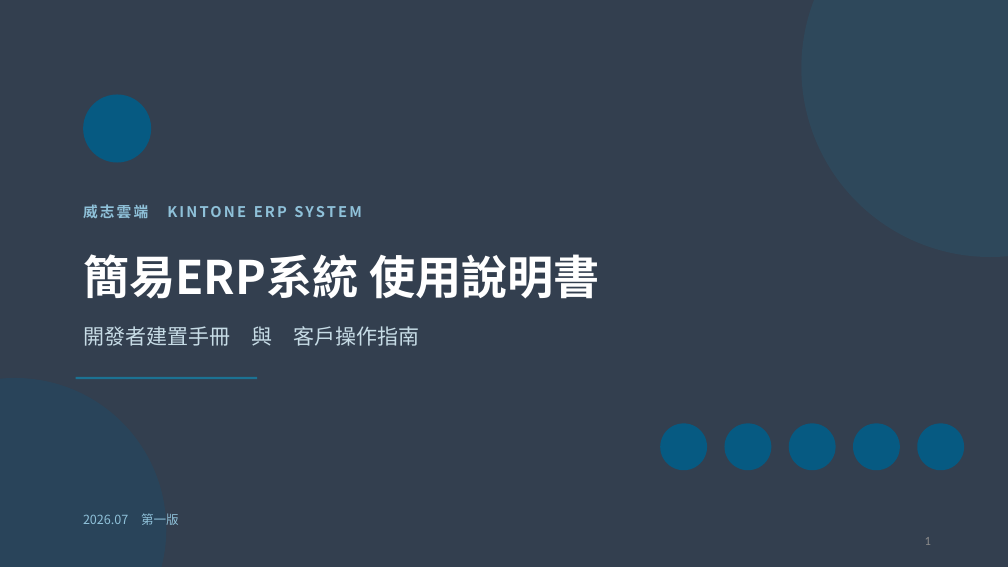
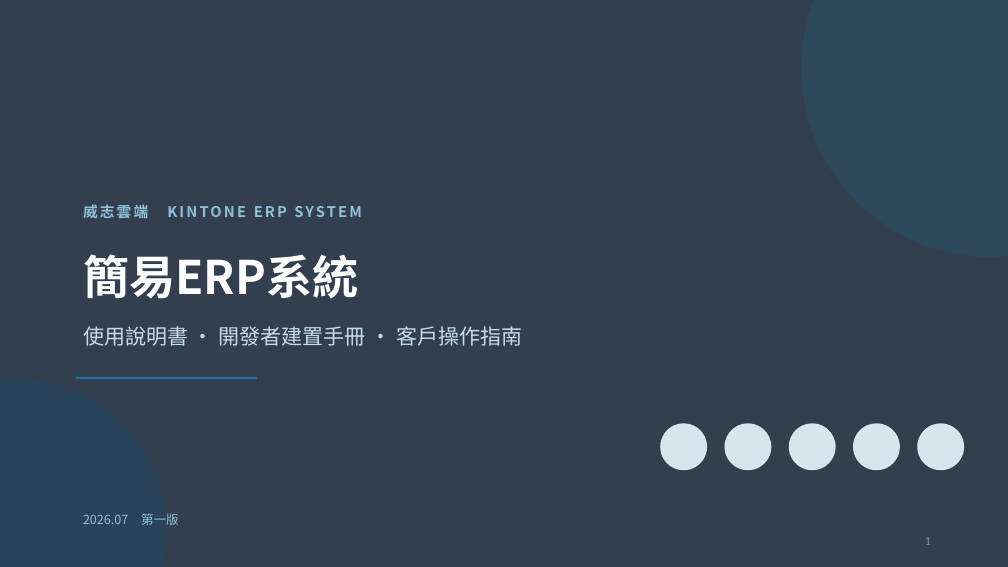
Before and after one commit to nkn262628/simple-erp-system, a slide deck: slide 1 of ERP說明.pptx. Drawn at 1008x567 pixels with LibreOffice and Linux fonts; fonts in the diff are those of the drawing; background and template pictures are left out. Boxes give left, top, right and bottom in pixels: in the first picture for what was removed or moved away, otherwise in the second. Text is boxed around its words. In the diff, an @@ line names an element or a change of style, - is before the commit and + after.

Commit message:
修訂說明書

```diff
--- a/ERP說明.pptx
+++ b/ERP說明.pptx
@@ ellipse removed at (83,95,151,163) @@
@@ text at (83,254,359,299): text changed @@
-簡易ERP系統 使用說明書
+簡易ERP系統
@@ text at (83,326,522,346): text changed @@
-開發者建置手冊 與 客戶操作指南
+使用說明書 · 開發者建置手冊 · 客戶操作指南
@@ fill #065A82 to #D6E6EC in 5 elements at (660,423,707,470), (724,423,771,470), (789,423,836,470), (853,423,900,470), (917,423,964,470) @@
```
Also in this commit, not shown: 19 other slides changed, 3 other files.
